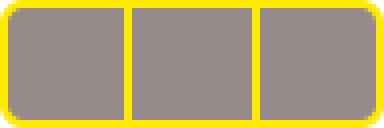
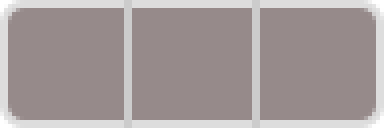
Layered file, before and after one edit (w=384, h=128). Changes by layer:
"RightSlot": opacity 100% → 50%, painted on it over 252, 0, 384, 128
"CenterSlot": opacity 100% → 50%, painted on it over 124, 0, 260, 128
"LeftSlot": opacity 100% → 50%, painted on it over 0, 0, 132, 128
